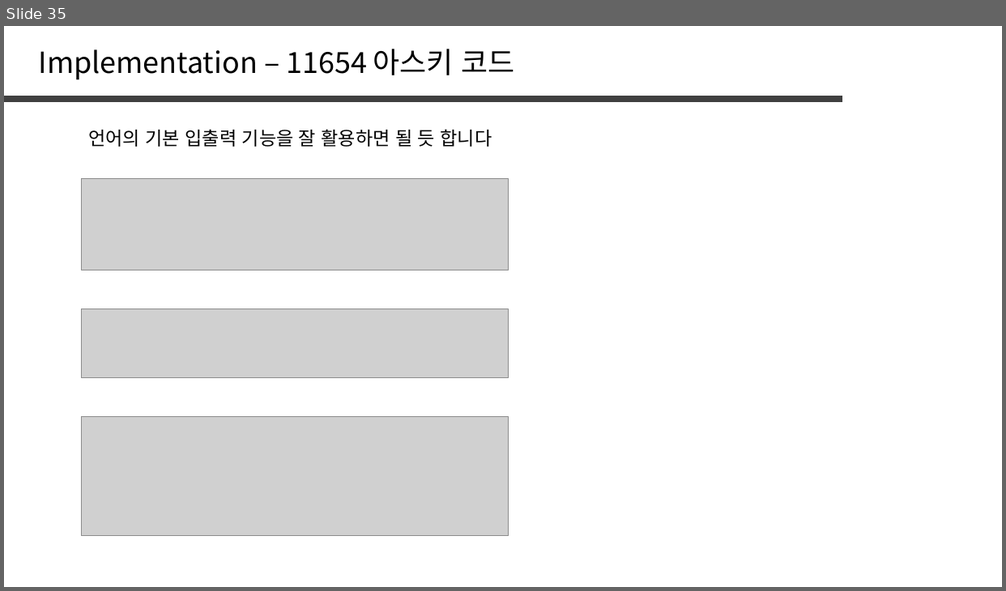
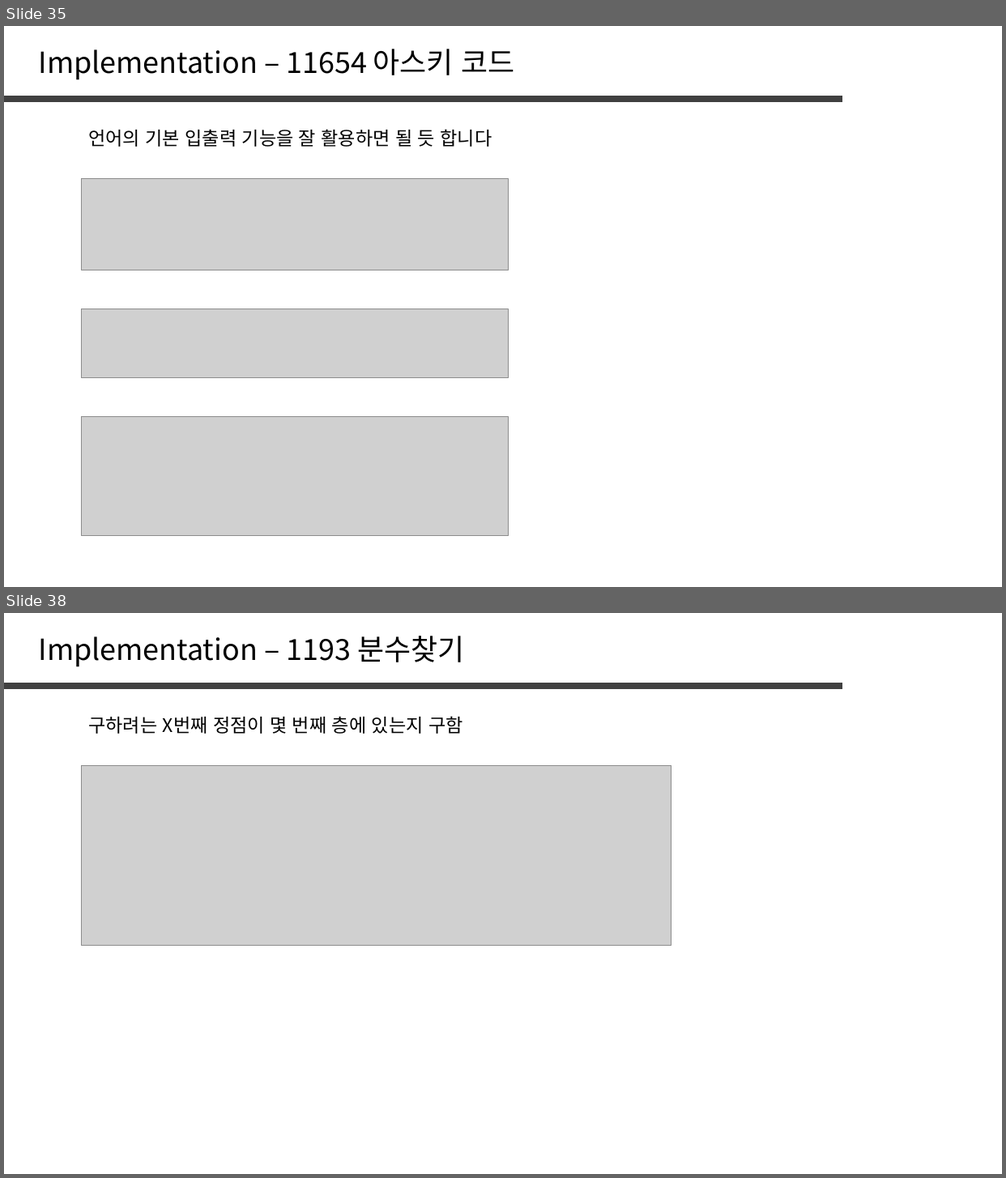
Before and after one commit to jaehoo1/PS-study, a slide deck: study/1_OT.pptx. Shown one above the other, each under a label of ours: slide 35 before the commit, slides 35 and 38 after it; the slides between them are not shown. The pictures are 1006x591 and 1006x1178 pixels, drawn with LibreOffice and Linux fonts; fonts in the diff are those of the drawing; grey boxes stand for pictures. Boxes give left, top, right and bottom in pixels: in the first picture for what was removed or moved away, otherwise in the second. Text is boxed around its words. In the diff, an @@ line names an element or a change of style, - is before the commit and + after.

```diff
--- a/study/1_OT.pptx
+++ b/study/1_OT.pptx
@@ slide 38 added at box(4, 613, 1002, 1174), background #FFFFFF @@
@@ text added at box(39, 636, 464, 667), 28 pt, text #000000 @@
+Implementation – 1193 분수찾기
@@ line added from (4, 686) to (842, 686), #404040 6 pt @@
@@ text added at box(88, 716, 463, 734), 18 pt, text #000000 @@
+구하려는 X번째 정점이 몇 번째 층에 있는지 구함
@@ picture added at box(81, 766, 671, 946) @@
```
Also in this commit, not shown: 6 other slides added.
